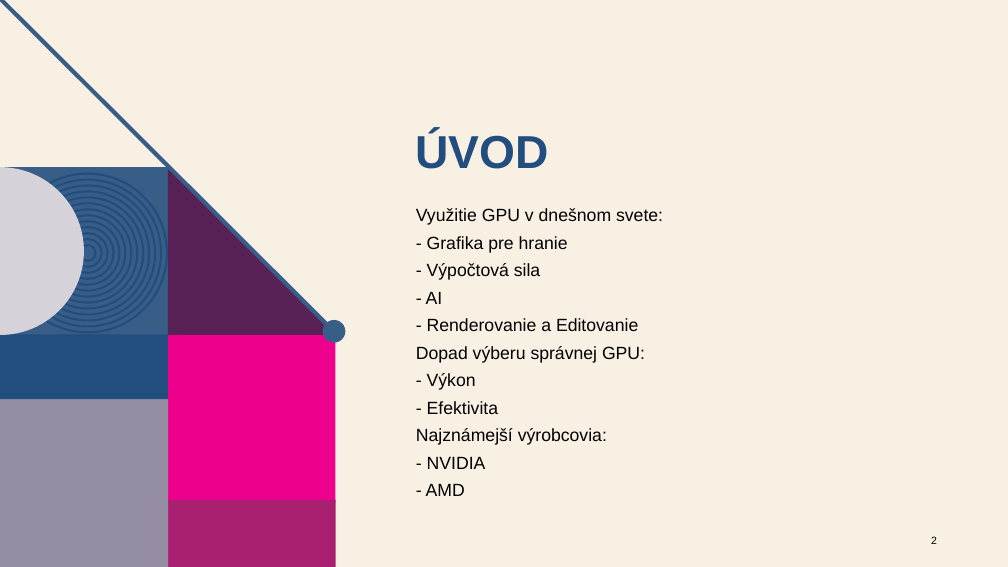
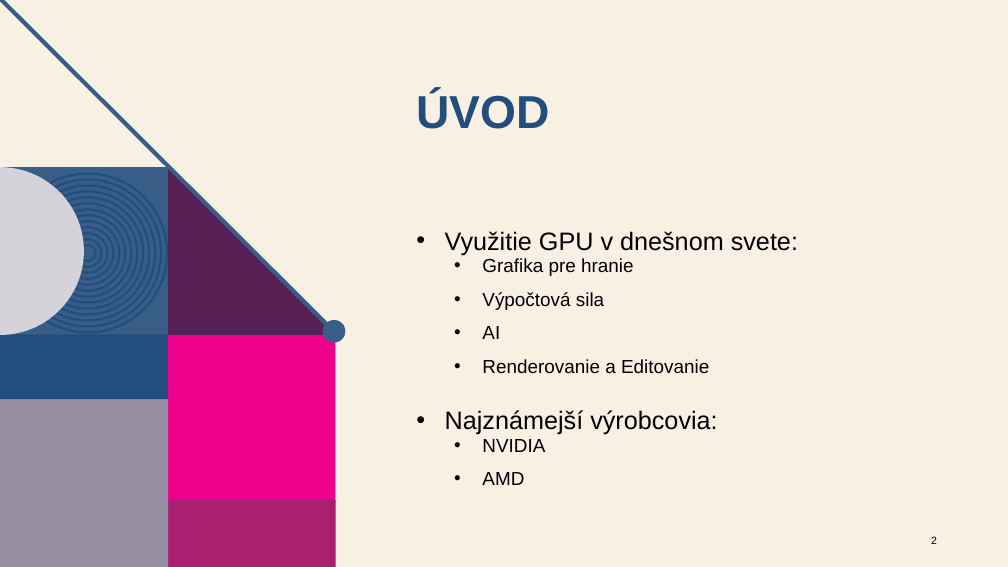
Before and after one commit to JetamAdzak/Rocnikova-praca, a slide deck: slide 2 of ROCNIKOVA_GPU_PREZ.pptx. Drawn at 1008x567 pixels with LibreOffice and Linux fonts; fonts in the diff are those of the drawing; background and template pictures are left out. Boxes give left, top, right and bottom in pixels: in the first picture for what was removed or moved away, otherwise in the second. Text is boxed around its words. In the diff, an @@ line names an element or a change of style, - is before the commit and + after.

```diff
--- a/ROCNIKOVA_GPU_PREZ.pptx
+++ b/ROCNIKOVA_GPU_PREZ.pptx
@@ title "ÚVOD": place and size @@
-title "ÚVOD" at (415, 131, 548, 169)
+title "ÚVOD" at (416, 91, 549, 129)
@@ text at (445, 231, 798, 485): text changed; size 16.8 to 18 pt @@
-Využitie GPU v dnešnom svete:
-- Grafika pre hranie
-- Výpočtová sila
-- AI
-- Renderovanie a Editovanie
-Dopad výberu správnej GPU:
-- Výkon
-- Efektivita
-Najznámejší výrobcovia:
-- NVIDIA
-- AMD
+• Využitie GPU v dnešnom svete:
+  • Grafika pre hranie
+  • Výpočtová sila
+  • AI
+  • Renderovanie a Editovanie
+• Najznámejší výrobcovia:
+  • NVIDIA
+  • AMD
```
Also in this commit, not shown: 4 other slides changed, 1 slide added, 2 slides removed, 1 other file.
